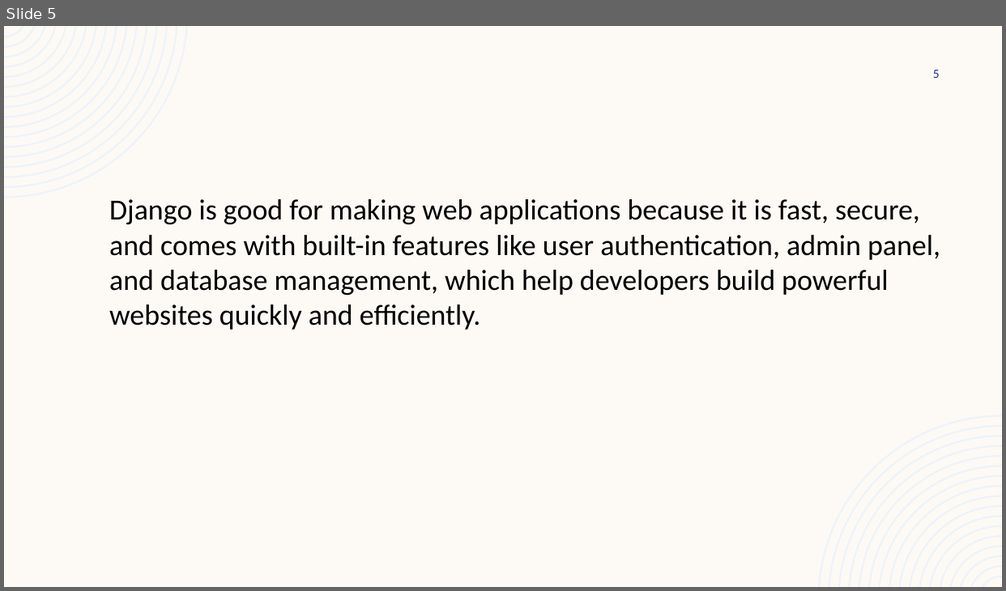
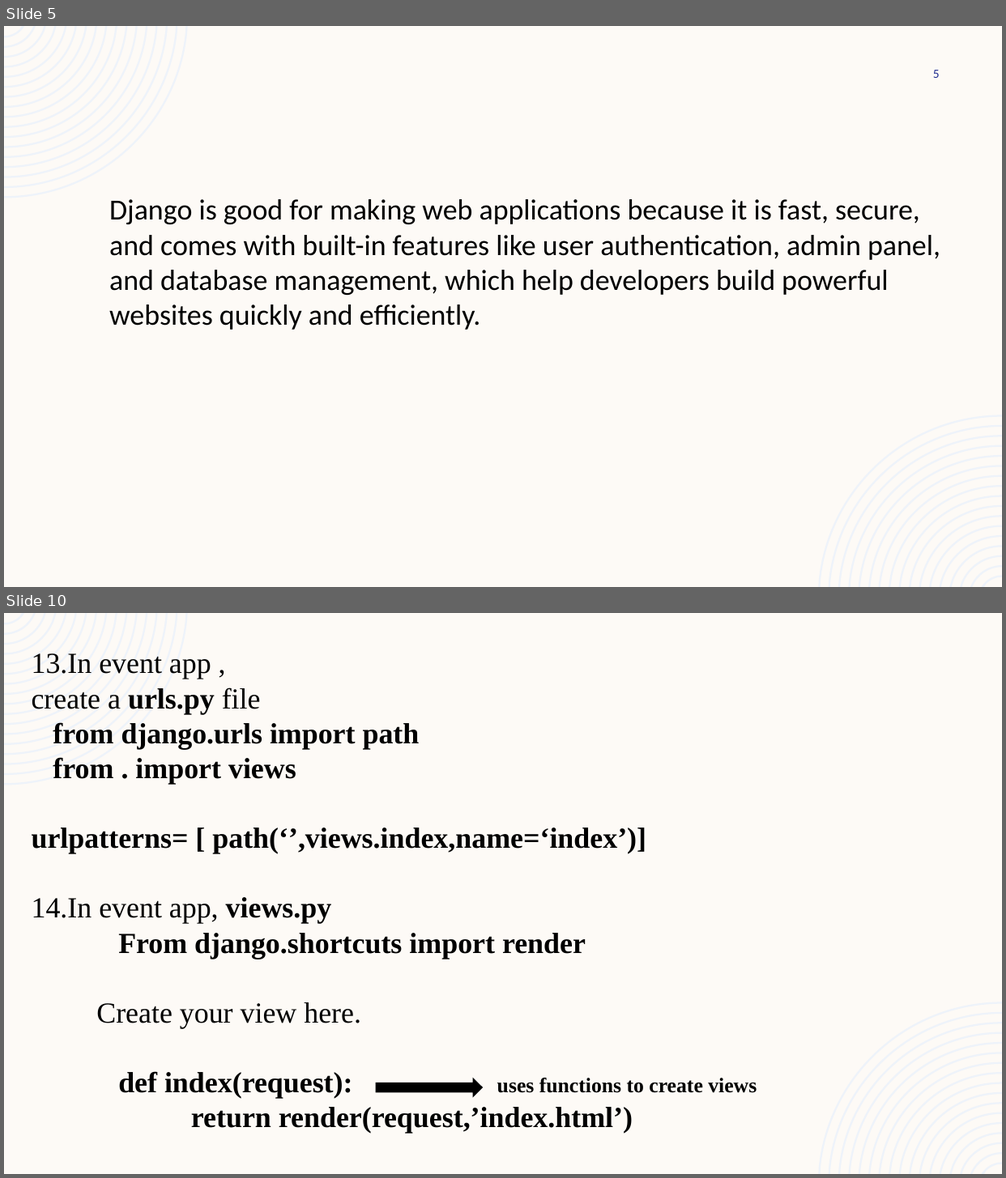
Before and after one commit to akshara2207/MCA, a slide deck: DJANGO.pptx. Shown one above the other, each under a label of ours: slide 5 before the commit, slides 5 and 10 after it; the slides between them are not shown. The pictures are 1006x591 and 1006x1178 pixels, drawn with LibreOffice and Linux fonts; fonts in the diff are those of the drawing. Boxes give left, top, right and bottom in pixels: in the first picture for what was removed or moved away, otherwise in the second. Text is boxed around its words. In the diff, an @@ line names an element or a change of style, - is before the commit and + after.

```diff
--- a/DJANGO.pptx
+++ b/DJANGO.pptx
@@ slide 10 added at [4,613,1002,1174], background #FDFAF6; not listed: 2 template elements that a slide beside it also shows @@
@@ text added at [32,653,756,1134], 28 pt, text #000000, bold @@
+13.In event app ,
+create a urls.py file
+from django.urls import path
+from . import views
+urlpatterns= [ path(‘’,views.index,name=‘index’)]
+14.In event app, views.py
+From django.shortcuts import render
+Create your view here.
+def index(request): uses functions to create views
+return render(request,’index.html’)
@@ right arrow added at [376,1079,483,1097], fill #000000, outline #000000 1 pt @@
```
Also in this commit, not shown: 1 slide changed, 5 other slides added.
